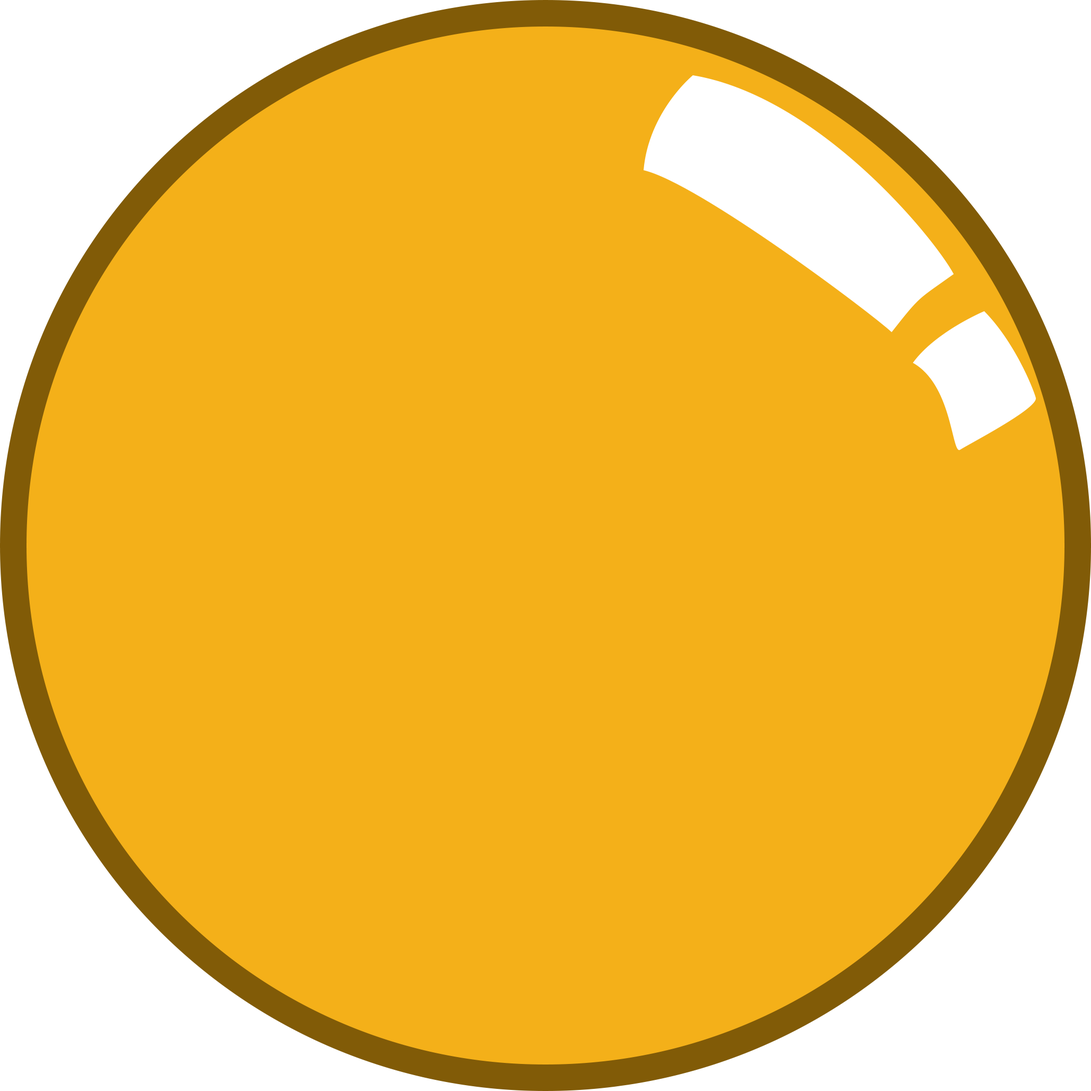
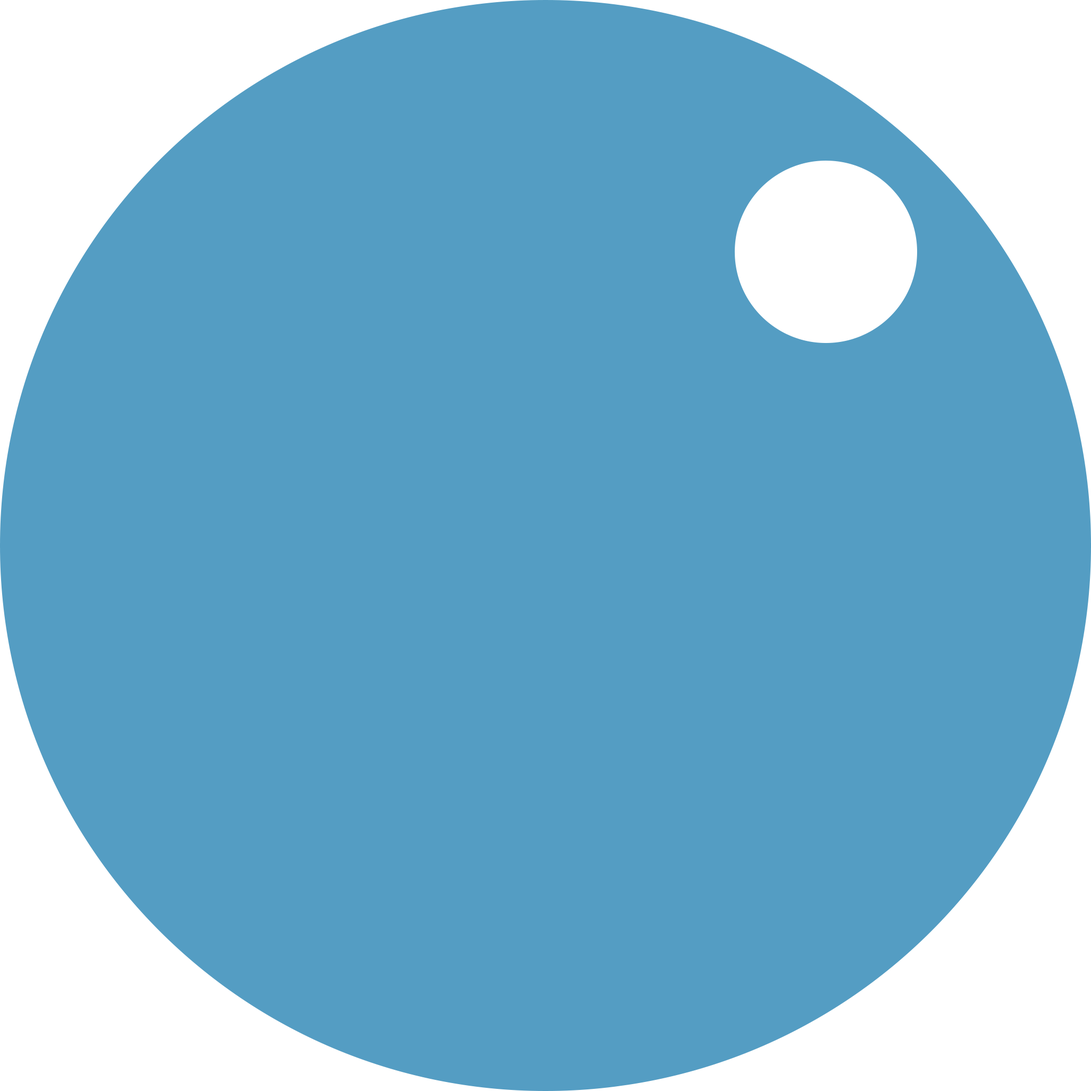
Comparing the layer stacks of the two 1091px x 1091px images. Changes:
removed layer "Shape 2" over [913, 311, 1037, 451]
removed layer "Shape 1" over [643, 75, 955, 333]
added layer "Ellipse 2" above "Ellipse 1" over [735, 160, 918, 344]
painted on "Ellipse 1" over [0, 0, 1091, 1091]
